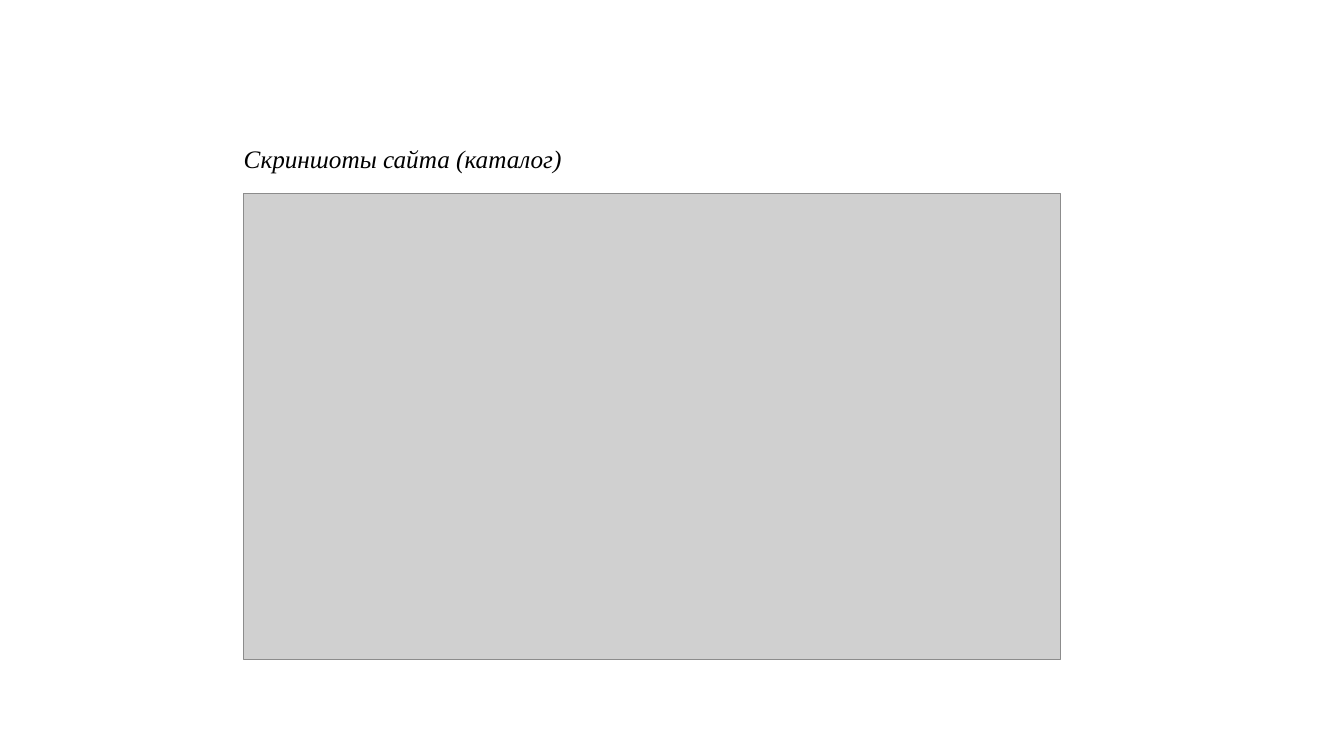
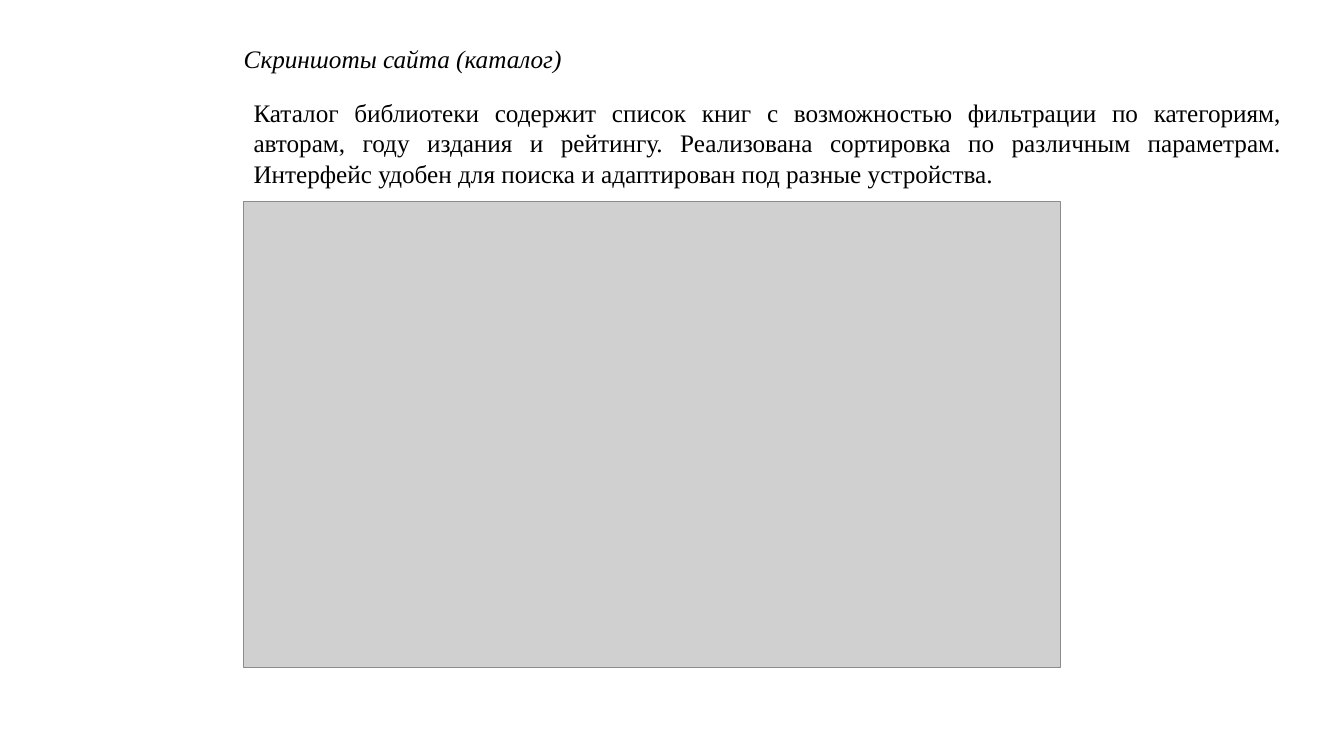
Before and after one commit to ainurmukasheva/librista, a slide deck: slide 6 of Презентация Мукашева Айнур ИС-23-2.pptx. Drawn at 1344x756 pixels with LibreOffice and Linux fonts; fonts in the diff are those of the drawing; grey boxes stand for pictures. Boxes give left, top, right and bottom in pixels: in the first picture for what was removed or moved away, otherwise in the second. Text is boxed around its words. In the diff, an @@ line names an element or a change of style, - is before the commit and + after.

```diff
--- a/Презентация Мукашева Айнур ИС-23-2.pptx
+++ b/Презентация Мукашева Айнур ИС-23-2.pptx
@@ text "Скриншоты сайта (каталог)": place and size @@
-text "Скриншоты сайта (каталог)" at box(244, 150, 561, 174)
+text "Скриншоты сайта (каталог)" at box(244, 50, 561, 74)
@@ text added at box(254, 104, 1281, 189), 18 pt, text #000000 @@
+Каталог библиотеки содержит список книг с возможностью фильтрации по категориям, авторам, году издания и рейтингу. Реализована сортировка по различным параметрам. Интерфейс удобен для поиска и адаптирован под разные устройства.
@@ picture: place and size @@
-picture at box(244, 194, 1061, 660)
+picture at box(244, 202, 1061, 668)
```
Also in this commit, not shown: 2 other slides changed, 1 slide added, 1 slide removed.
